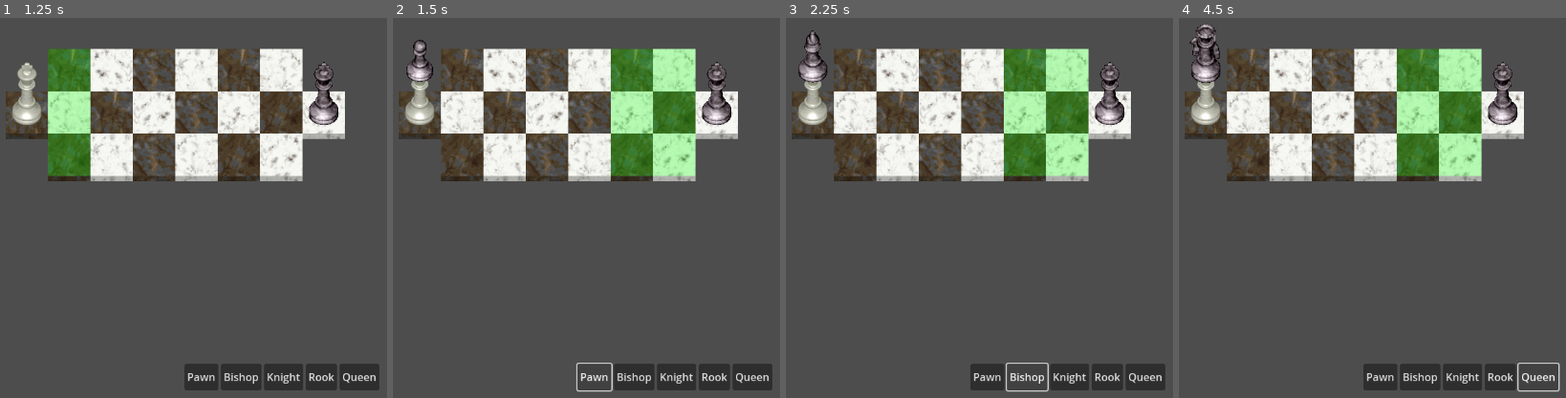
Above: before the commit, frames 1-4 (left to right).
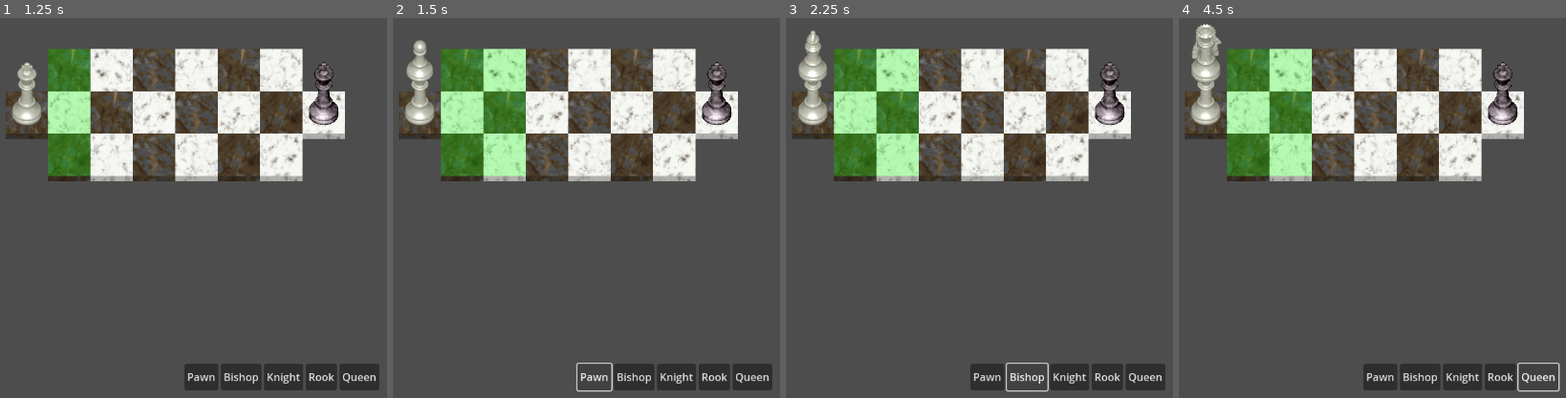
Above: after the commit, the same moments.

Repository: tspr0tege/Tactical-Chess
Game: Godot game, scene res://main.tscn
Two runs of this game, one before a commit and one after it. Both use one fixed random seed, a clock stepped at 60 frames per second and the inputs below.
Inputs (mouse positions are in pixels of both pictures, inside the frame that each line leads up to):
- Up to frame 1 (1.25 s): click (27, 113) at 0.52 s
- Up to frame 2 (1.5 s): click "Pawn" at 1.25 s
- Up to frame 3 (2.25 s): click "Bishop" at 2 s
- Up to frame 4 (4.5 s): click "Knight" at 2.75 s; click "Rook" at 3.5 s; click "Queen" at 4.25 s

Frame 1 is identical in both runs. In frame 2, 15% of the frame differs, in the area x 3-79%, y 5-42%; in frame 3, 15%; in frame 4, 16%, in the area x 2-79%, y 1-42%.

Commit message:
Refactored moveable tile generation
Tile movement functions were moved off the individual chess pieces and
onto the main script.
Why?
1. eliminates duplication of a relatively larger script
2. movement lookup now returns an array of tiles to allow for modular
   use (ex: testing for check/checkmate)

Diff:
--- a/scripts/ChessPiece.gd
+++ b/scripts/ChessPiece.gd
@@ -7,8 +7,8 @@
 @onready var GAME_BOARD = find_parent("GameBoard")
 var first_move = true
 var type_of_piece
+var color
 var coords
-var color
 
 func createPiece(clr, type):
 	self.color = clr
@@ -42,7 +42,6 @@
 		var wild_card:
 			print("ERROR: unable to match type_of_piece in createPiece. Received: " + str(wild_card))
 
-
 func _on_chesspiece_clicked():
 	#print("Clicked on " + str(color) + " " + str(type_of_piece))
 	#print("Coords: " + str(coords))
@@ -56,20 +55,9 @@
 	if GAME_BOARD.MOVING_PIECE != self:
 		GAME_BOARD.MOVING_PIECE = self
 
-		match type_of_piece:
-			"King":
-				generateKingMovementTiles()
-			"Rook":
-				generateCrossMovementTiles()
-			"Pawn":
-				generatePawnMovementTiles()
-			"Knight":
-				generateKnightMovementTiles()
-			"Bishop":
-				generateDiagonalMovementTiles()
-			"Queen":
-				generateCrossMovementTiles()
-				generateDiagonalMovementTiles()
+		var movementTiles = GAME_BOARD.getMovementTiles(self)
+		for tile in movementTiles:
+			tile.get_node("TextureButton").visible = true
 
 	else:
 		GAME_BOARD.MOVING_PIECE = null
@@ -77,113 +65,3 @@
 func moveTo(pos):
 	var tween = create_tween()
 	tween.tween_property(self, "position", pos, .25)
-
-func isValidTile(coords):
-	# Target is off board on left or right
-	if coords.x < 0 or coords.x > 7: return false
-	# Target is off board on top or bottom
-	if coords.y < 0 or coords.y > 2: return false
-	# Check for corners (missing values in array)
-	if GAME_BOARD.boardTiles[coords.x][coords.y] == null: return false
-	# Check for same team piece
-	if is_instance_valid(GAME_BOARD.boardTiles[coords.x][coords.y].tenant) and GAME_BOARD.boardTiles[coords.x][coords.y].tenant.color == color: return false
-
-	return true
-
-func generateKingMovementTiles():
-	for x in range(3):
-		for y in range(3):
-			# Targeting piece
-			if x == 1 and y == 1: continue
-
-			if not isValidTile(coords + Vector2(x-1, y-1)): continue
-
-			# Check for attackable pieces
-
-			GAME_BOARD.boardTiles[coords.x+(x-1)][coords.y+(y-1)].get_node("TextureButton").visible = true
-
-func generateCrossMovementTiles():
-	# right
-	for x in range(8 - coords.x):
-		if x == 0: continue
-		if isValidTile(coords + Vector2(x, 0)):
-			GAME_BOARD.boardTiles[coords.x + x][coords.y].get_node("TextureButton").visible = true
-		else: break
-
-	# down
-	for x in range(3 - coords.y):
-		if x == 0: continue
-		if isValidTile(coords + Vector2(0, x)):
-			GAME_BOARD.boardTiles[coords.x][coords.y + x].get_node("TextureButton").visible = true
-		else: break
-
-	# left
-	for x in range(coords.x + 1):
-		if x == 0: continue
-		if isValidTile(coords + Vector2(-x, 0)):
-			GAME_BOARD.boardTiles[coords.x - x][coords.y].get_node("TextureButton").visible = true
-		else: break
-
-	# up
-	for x in range(coords.y + 1):
-		if x == 0: continue
-		if isValidTile(coords + Vector2(0, -x)):
-			GAME_BOARD.boardTiles[coords.x][coords.y - x].get_node("TextureButton").visible = true
-		else: break
-
-func generateDiagonalMovementTiles():
-	# +/+ SouthEast
-	for x in range(3 - coords.y):
-		if x == 0: continue
-		if isValidTile(coords + Vector2(x, x)):
-			GAME_BOARD.boardTiles[coords.x + x][coords.y + x].get_node("TextureButton").visible = true
-		else: break
-
-	# +/- NorthEast
-	for x in range(coords.y + 1):
-		if x == 0: continue
-		if isValidTile(coords + Vector2(x, -x)):
-			GAME_BOARD.boardTiles[coords.x + x][coords.y - x].get_node("TextureButton").visible = true
-		else: break
-
-	# -/- NorthWest
-	for x in range(coords.y + 1):
-		if x == 0: continue
-		if isValidTile(coords + Vector2(-x, -x)):
-			GAME_BOARD.boardTiles[coords.x - x][coords.y - x].get_node("TextureButton").visible = true
-		else: break
-
-	# -/+ SouthWest
-	for x in range(3 - coords.y):
-		if x == 0: continue
-		if isValidTile(coords + Vector2(-x, x)):
-			GAME_BOARD.boardTiles[coords.x - x][coords.y + x].get_node("TextureButton").visible = true
-		else: break
-
-func generateKnightMovementTiles():
-	const targetTiles = [
-		Vector2(2, 1),
-		Vector2(-2, 1),
-		Vector2(2, -1),
-		Vector2(-2, -1),
-		Vector2(1, 2),
-		Vector2(-1, 2),
-		Vector2(1, -2),
-		Vector2(-1, -2)
-	]
-
-	for target in targetTiles:
-		var targetCoords = coords + target
-		if isValidTile(targetCoords):
-			GAME_BOARD.boardTiles[targetCoords.x][targetCoords.y].get_node("TextureButton").visible = true
-
-func generatePawnMovementTiles():
-	var xDirection = 1 if color == "White" else -1
-	# Check back row for piece sacrifice (get 2 points)
-
-
-	if isValidTile(coords + Vector2(xDirection, 0)):
-		GAME_BOARD.boardTiles[coords.x + xDirection][coords.y].get_node("TextureButton").visible = true
-		if first_move and isValidTile(coords + Vector2(xDirection * 2, 0)):
-			GAME_BOARD.boardTiles[coords.x + (xDirection * 2)][coords.y].get_node("TextureButton").visible = true
-	# Check diagonals for attack
--- a/scripts/GameBoard.gd
+++ b/scripts/GameBoard.gd
@@ -6,7 +6,7 @@
 var boardTiles = []
 var MOVING_PIECE
 var creatingPiece = false
-var playerTurn = "Black"
+var playerTurn = "White"
 
 func _ready():
 	for x in range(8):
@@ -28,6 +28,7 @@
 			add_child(newBoardTile)
 			newRow.push_back(newBoardTile)
 
+			# Place Kings
 			if x == 0 or x == 7:
 				var newChessPiece = ChessPiece.instantiate()
 				var color = "White" if (x == 0) else "Black"
@@ -49,7 +50,6 @@
 
 func isACorner(x, y):
 	return (x == 0 or x == 7) and (y == 0 or y == 2)
-
 
 func _on_buy_piece_button_up(piece_name):
 	var emptyTileFound = false
@@ -77,6 +77,125 @@
 	else:
 		print("No tiles available for new piece")
 
-	#newChessPiece.position = newBoardTile.position
-	#newChessPiece.coords = Vector2(x, y)
-	#newBoardTile.tenant = newChessPiece
+func getMovementTiles(CHESS_PIECE):
+	var tilesArray = []
+	var coords = CHESS_PIECE.coords
+
+	var isValidTile = func(target_coords):
+		# Target is off board on left or right
+		if target_coords.x < 0 or target_coords.x > 7: return false
+		# Target is off board on top or bottom
+		if target_coords.y < 0 or target_coords.y > 2: return false
+
+		var boardTile = boardTiles[target_coords.x][target_coords.y]
+		# Check for corners (missing values in array)
+		if boardTile == null: return false
+		# Check for same team piece
+		if is_instance_valid(boardTile.tenant) and boardTile.tenant.color == CHESS_PIECE.color: return false
+
+		return true
+
+	var getCrossMovementTiles = func():
+		# right
+		for x in range(8 - coords.x):
+			if x == 0: continue
+			if isValidTile.call(coords + Vector2(x, 0)):
+				tilesArray.push_back(boardTiles[coords.x + x][coords.y])
+			else: break
+
+		# down
+		for x in range(3 - coords.y):
+			if x == 0: continue
+			if isValidTile.call(coords + Vector2(0, x)):
+				tilesArray.push_back(boardTiles[coords.x][coords.y + x])
+			else: break
+
+		# left
+		for x in range(coords.x + 1):
+			if x == 0: continue
+			if isValidTile.call(coords + Vector2(-x, 0)):
+				tilesArray.push_back(boardTiles[coords.x - x][coords.y])
+			else: break
+
+		# up
+		for x in range(coords.y + 1):
+			if x == 0: continue
+			if isValidTile.call(coords + Vector2(0, -x)):
+				tilesArray.push_back(boardTiles[coords.x][coords.y - x])
+			else: break
+
+	var getDiagonalMovementTiles = func():
+		# +/+ SouthEast
+		for x in range(3 - coords.y):
+			if x == 0: continue
+			if isValidTile.call(coords + Vector2(x, x)):
+				tilesArray.push_back(boardTiles[coords.x + x][coords.y + x])
+			else: break
+
+		# +/- NorthEast
+		for x in range(coords.y + 1):
+			if x == 0: continue
+			if isValidTile.call(coords + Vector2(x, -x)):
+				tilesArray.push_back(boardTiles[coords.x + x][coords.y - x])
+			else: break
+
+		# -/- NorthWest
+		for x in range(coords.y + 1):
+			if x == 0: continue
+			if isValidTile.call(coords + Vector2(-x, -x)):
+				tilesArray.push_back(boardTiles[coords.x - x][coords.y - x])
+			else: break
+
+		# -/+ SouthWest
+		for x in range(3 - coords.y):
+			if x == 0: continue
+			if isValidTile.call(coords + Vector2(-x, x)):
+				tilesArray.push_back(boardTiles[coords.x - x][coords.y + x])
+			else: break
+
+	match CHESS_PIECE.type_of_piece:
+		"King":
+			for x in range(3):
+				for y in range(3):
+					# Targeting self
+					if x == 1 and y == 1: continue
+
+					if not isValidTile.call(coords + Vector2(x-1, y-1)): continue
+
+					tilesArray.push_back(boardTiles[coords.x+(x-1)][coords.y+(y-1)])
+		"Rook":
+			getCrossMovementTiles.call()
+		"Pawn":
+			var xDirection = 1 if CHESS_PIECE.color == "White" else -1
+
+			# TODO: Check back row for piece sacrifice (get 2 points)
+
+			if isValidTile.call(coords + Vector2(xDirection, 0)):
+				tilesArray.push_back(boardTiles[coords.x + xDirection][coords.y])
+				if CHESS_PIECE.first_move and isValidTile.call(coords + Vector2(xDirection * 2, 0)):
+					tilesArray.push_back(boardTiles[coords.x + (xDirection * 2)][coords.y])
+
+			# TODO: Check diagonals for attack
+		"Knight":
+			const targetTiles = [
+				Vector2(2, 1),
+				Vector2(-2, 1),
+				Vector2(2, -1),
+				Vector2(-2, -1),
+				Vector2(1, 2),
+				Vector2(-1, 2),
+				Vector2(1, -2),
+				Vector2(-1, -2)
+			]
+
+			for target in targetTiles:
+				var targetCoords = coords + target
+				if isValidTile.call(targetCoords):
+					tilesArray.push_back(boardTiles[targetCoords.x][targetCoords.y])
+		"Bishop":
+			getDiagonalMovementTiles.call()
+		"Queen":
+			getCrossMovementTiles.call()
+			getDiagonalMovementTiles.call()
+
+	return tilesArray
--- a/scripts/board_tile.gd
+++ b/scripts/board_tile.gd
@@ -2,9 +2,12 @@
 
 var coords
 var tenant
+var GAME_BOARD
+
+func _ready():
+	GAME_BOARD = find_parent("GameBoard")
 
 func _on_texture_button_pressed():
-	var GAME_BOARD = find_parent("GameBoard")
 	var PIECE = GAME_BOARD.MOVING_PIECE
 
 	print("Moving " + PIECE.color +" "+ PIECE.type_of_piece + " to " + str(coords))
